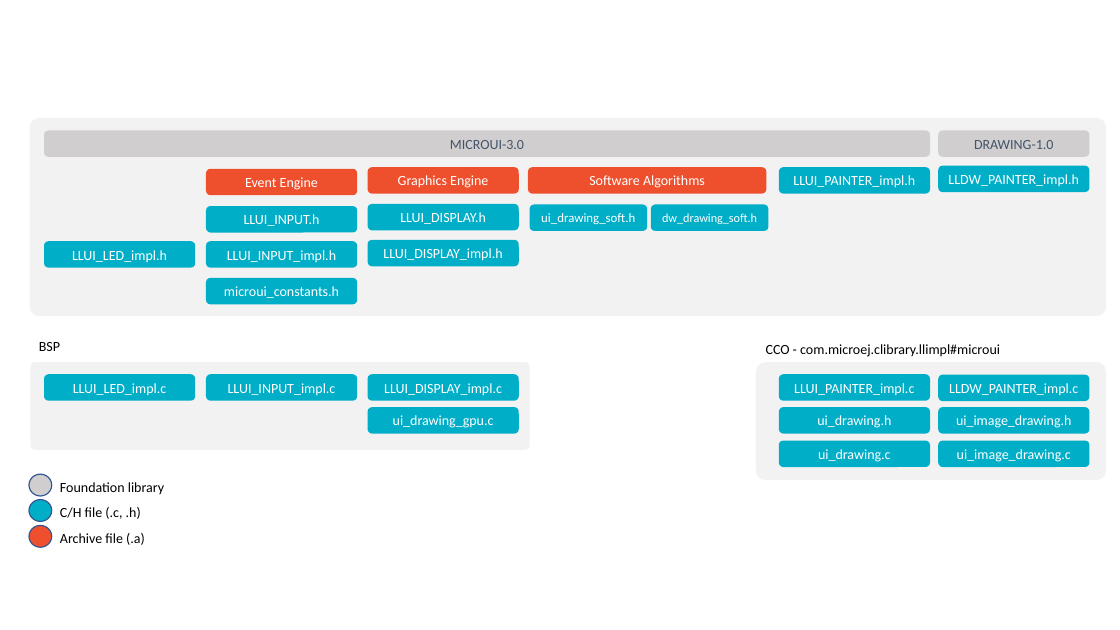
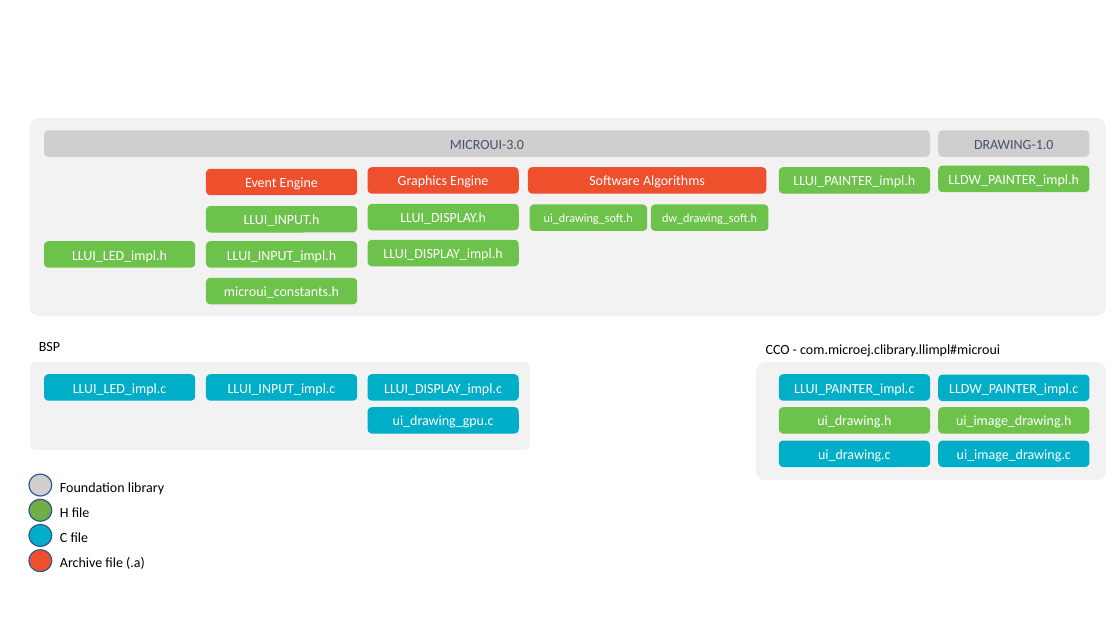
Before and after one commit to MicroEJ/docs, a slide deck: slide 1 of VEEPortingGuide/images/uiLL.pptx. Drawn at 1120x630 pixels with LibreOffice and Linux fonts; fonts in the diff are those of the drawing. Boxes give left, top, right and bottom in pixels: in the first picture for what was removed or moved away, otherwise in the second. Text is boxed around its words. In the diff, an @@ line names an element or a change of style, - is before the commit and + after.

```diff
--- a/VEEPortingGuide/images/uiLL.pptx
+++ b/VEEPortingGuide/images/uiLL.pptx
@@ rounded rectangle "ui_drawing_soft.h" at [530, 204, 648, 230]: size 11 to 10.5 pt; fill #00AEC7 to #6CC24A @@
@@ fill #00AEC7 to #6CC24A in 11 elements at [368, 240, 519, 266], [779, 167, 930, 193], [779, 408, 930, 434], [368, 204, 519, 230], [206, 241, 357, 267], [206, 206, 357, 232], [44, 241, 195, 267], [939, 166, 1090, 192], [939, 408, 1090, 434], [651, 204, 769, 230], [206, 278, 357, 304] @@
@@ ellipse added at [29, 499, 52, 521], fill #70AD47, outline #2F528F 1 pt @@
@@ text added at [60, 507, 90, 517], 12 pt, text #000000 @@
+H file
@@ text at [60, 532, 89, 542]: text changed @@
-C/H file (.c, .h)
+C file
@@ 2 ellipses, 1 text: place and size @@
-2 ellipses, 1 text at [29, 500, 145, 547]
+2 ellipses, 1 text at [29, 524, 145, 571]
```
Also in this commit, not shown: 4 other slides changed, 1 slide removed, 20 other files.
